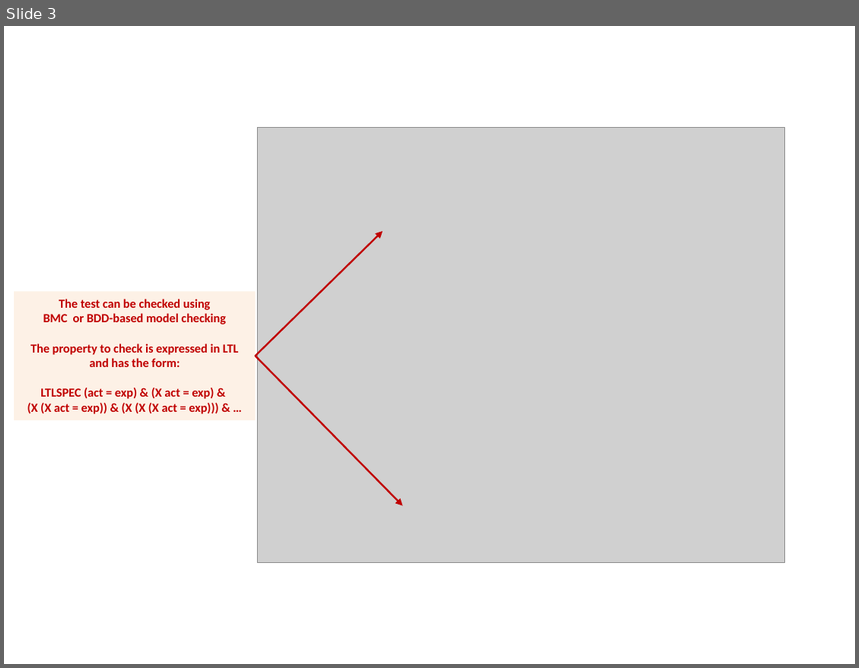
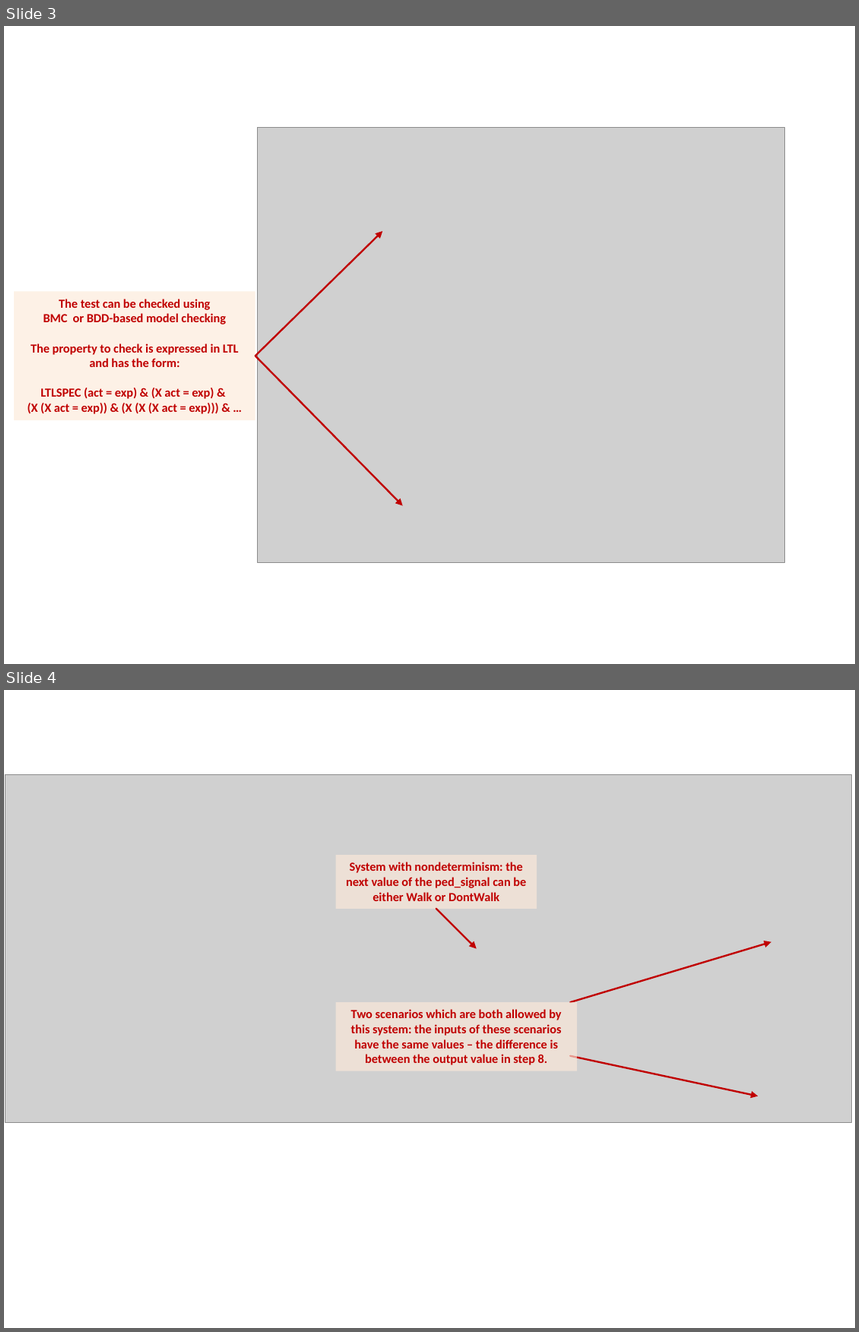
Before and after one commit to mbeddr/mbeddr.formal, a slide deck: code/tutorial/solutions/com.mbeddr.formal.nusmv.users_guide/figures/figures.pptx. Shown one above the other, each under a label of ours: slide 3 before the commit, slides 3 and 4 after it. The pictures are 859x668 and 859x1332 pixels, drawn with LibreOffice and Linux fonts; fonts in the diff are those of the drawing; grey boxes stand for pictures. Boxes give left, top, right and bottom in pixels: in the first picture for what was removed or moved away, otherwise in the second. Text is boxed around its words. In the diff, an @@ line names an element or a change of style, - is before the commit and + after.

Commit message:
tutorial: added docu and example for "allowed_scenario" construct

```diff
--- a/code/tutorial/solutions/com.mbeddr.formal.nusmv.users_guide/figures/figures.pptx
+++ b/code/tutorial/solutions/com.mbeddr.formal.nusmv.users_guide/figures/figures.pptx
@@ slide 4 added at [4,690,855,1328], background #FFFFFF @@
@@ picture added at [6,774,852,1122] @@
@@ rectangle added at [336,855,537,909], fill #FDEADA at 65% opacity, 10.5 pt, text #C00000, bold @@
+System with nondeterminism: the next value of the ped_signal can be either Walk or DontWalk
@@ arrow added from (436, 909) to (477, 948), #C00000 1.5 pt @@
@@ arrow added from (570, 1002) to (772, 942), #C00000 1.5 pt @@
@@ rectangle added at [336,1002,577,1072], fill #FDEADA at 65% opacity, 10.5 pt, text #C00000, bold @@
+Two scenarios which are both allowed by this system: the inputs of these scenarios have the same values – the difference is between the output value in step 8.
@@ arrow added from (570, 1056) to (758, 1096), #C00000 1.5 pt @@
```
Also in this commit, not shown: 3 other files.
